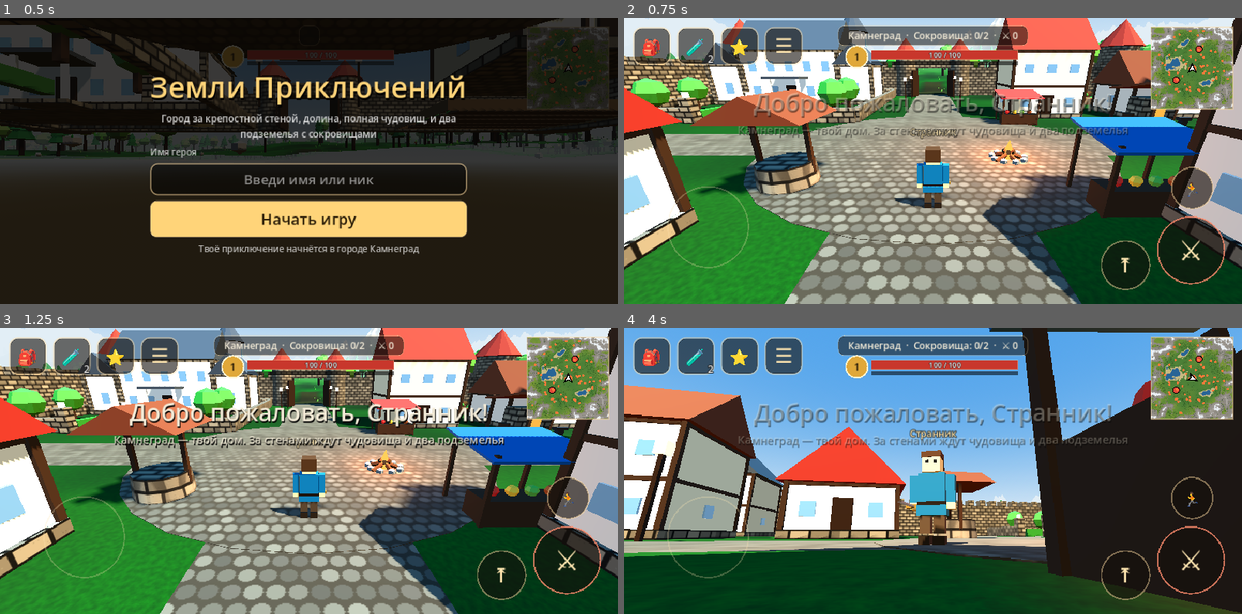
Above: before the commit, frames 1-4 (two rows, left to right).
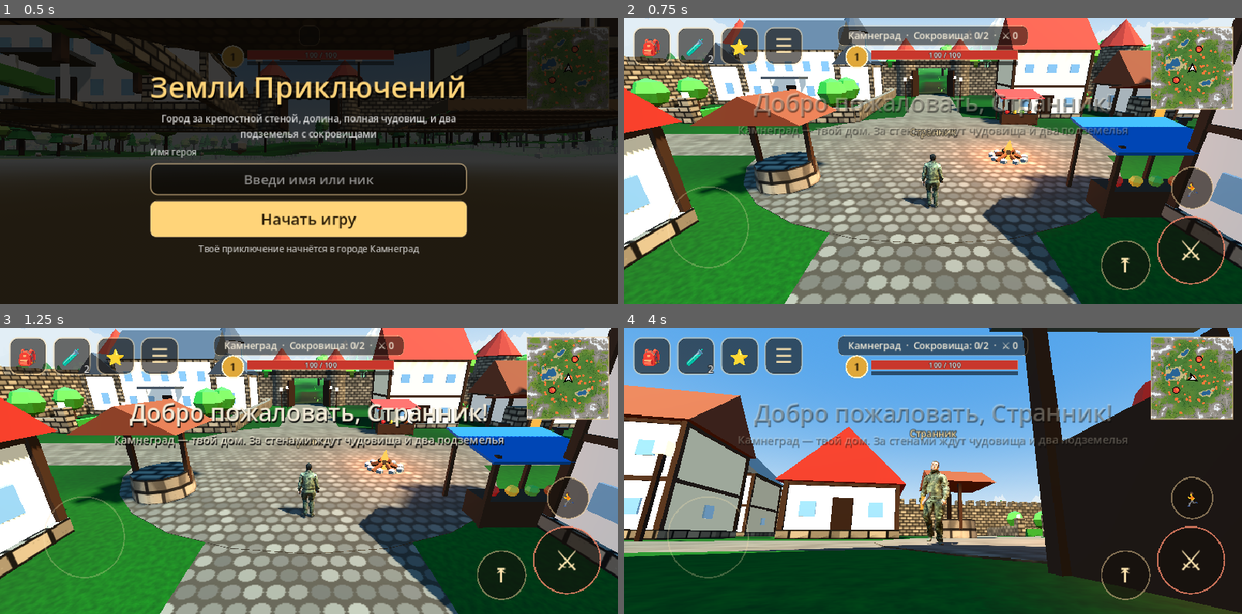
Above: after the commit, the same moments.

Repository: alexbl2802-hue/-
Game: Godot game, scene res://scenes/main.tscn
Two runs of this game, one before a commit and one after it. Both use one fixed random seed, a clock stepped at 60 frames per second and the inputs below.
Inputs (mouse positions are in pixels of both pictures, inside the frame that each line leads up to):
- Up to frame 1 (0.5 s): no input
- Up to frame 2 (0.75 s): click "Начать игру" at 0.5 s
- Up to frame 3 (1.25 s): no input
- Up to frame 4 (4 s): move the mouse to (1068, 456) at 1.27 s; click (1068, 456) at 1.42 s; drag from (809, 485) to (902, 528) at 2.02 s; move the mouse to (994, 408) at 2.77 s; click (994, 408) at 2.92 s; tap Enter at 3.5 s; drag from (902, 528) to (747, 428) at 3.52 s

Frame 1 is identical in both runs. In frame 2, 0.8% of the frame differs, in the area x 43-53%, y 44-67%; in frame 3, 0.8%; in frame 4, 1.7%, in the area x 44-56%, y 42-76%.

Commit message:
Use the uploaded Meshy character as the hero, with sword held in the right hand
- Move the uploaded GLB to godot/models/hero.glb
- Hero loads the model, hides the block body, plays Walking/Running by speed,
  sword slash for attacks and whirlwind, running for dash and jumps
- Sword attaches to the right hand bone; grip computed from finger bones so the blade
  leaves the fist above thumb and index finger in every pose
- Ignore textures Godot extracts from the GLB; tests/hero.tscn renders idle, walk, run, slash

Co-Authored-By: Claude Opus 5.5 <noreply@anthropic.com>
Claude-Session: https://claude.ai/code/session_015UTJDXhzLMDcJkgb9pqccT

Diff:
--- a/godot/scripts/hero.gd
+++ b/godot/scripts/hero.gd
@@ -44,6 +44,9 @@
 var _dash_dir := Vector3.FORWARD
 var _dash_hit: Array = []
 var _dead_t := 0.0
+var _char: Node3D           # модель персонажа из models/hero.glb
+var _anim: AnimationPlayer
+var _new_swing := false
 
 func _ready() -> void:
 	collision_layer = 2
@@ -58,6 +61,7 @@
 	cs.position.y = 0.95
 	add_child(cs)
 	_build_model()
+	_attach_character()
 	Game.changed.connect(update_look)
 	update_look()
 
@@ -129,6 +133,85 @@
 	_slash.cast_shadow = GeometryInstance3D.SHADOW_CASTING_SETTING_OFF
 	_model.add_child(_slash)
 
+## Модель персонажа (Meshy, скелет Mixamo, анимации бега, ходьбы и удара мечом).
+## Блочная модель остаётся запасной: её прячем, а меч переносим в правую кисть.
+const CHAR_PATH := "res://models/hero.glb"
+const CHAR_SCALE := 1.1
+const A_WALK := "Walking"
+const A_RUN := "Running"
+const A_SLASH := "Right_Hand_Sword_Slash"
+
+func _attach_character() -> void:
+	if not ResourceLoader.exists(CHAR_PATH):
+		return
+	_char = (load(CHAR_PATH) as PackedScene).instantiate()
+	_char.scale = Vector3.ONE * CHAR_SCALE
+	_model.add_child(_char)
+	for c in _model.get_children():
+		if c != _char and c != _slash:
+			c.visible = false
+	_anim = _char.find_children("*", "AnimationPlayer", true, false)[0]
+	_anim.playback_default_blend_time = 0.15
+	for n in [A_WALK, A_RUN]:
+		_anim.get_animation(n).loop_mode = Animation.LOOP_LINEAR
+	_anim.get_animation(A_SLASH).loop_mode = Animation.LOOP_NONE
+	var sk: Skeleton3D = _char.find_children("*", "Skeleton3D", true, false)[0]
+	for m in _char.find_children("*", "MeshInstance3D", true, false):
+		m.cast_shadow = GeometryInstance3D.SHADOW_CASTING_SETTING_ON
+	var hand := -1
+	for i in sk.get_bone_count():
+		if sk.get_bone_name(i).ends_with("RightHand"):
+			hand = i
+	var att := BoneAttachment3D.new()
+	sk.add_child(att)
+	att.bone_name = sk.get_bone_name(hand)
+	att.bone_idx = hand
+	# Хват: рукоять поперёк ладони, клинок выходит над большим и указательным пальцами.
+	# В системе кости кисти пальцы смотрят по +Y, линия костяшек — от мизинца к указательному.
+	var idx := _bone_local(sk, hand, "RightHandIndex1")
+	var pinky := _bone_local(sk, hand, "RightHandPinky1")
+	var fingers := ((idx + pinky) / 2.0).normalized()
+	var blade := (idx - pinky)
+	blade = (blade - fingers * blade.dot(fingers)).normalized()
+	var flat := fingers.cross(blade).normalized()
+	var grip := fingers * ((idx + pinky) / 2.0).length() * 0.7 - flat * 0.02
+	_sword.get_parent().remove_child(_sword)
+	att.add_child(_sword)
+	_sword.transform = Transform3D(Basis(fingers, blade, flat), grip + blade * 0.02)
+	_sword.scale = Vector3.ONE / CHAR_SCALE
+	_anim.play(A_WALK)
+
+func _bone_local(sk: Skeleton3D, parent: int, suffix: String) -> Vector3:
+	for i in sk.get_bone_count():
+		if sk.get_bone_name(i).ends_with(suffix):
+			return sk.get_bone_global_rest(parent).affine_inverse() * sk.get_bone_global_rest(i).origin
+	return Vector3.UP * 0.1
+
+## Анимации модели: стойка, ходьба, бег, удар, вихрь, рывок, прыжок
+func _animate_char(on_floor: bool, moving: bool) -> void:
+	var want := A_WALK
+	var speed := 1.0
+	if attack_t >= 0.0 or _spin_t >= 0.0:
+		want = A_SLASH
+		# Вся анимация удара длится 1,5 с — сжимаем её в один удар героя
+		speed = 2.6 * (1.0 + 0.1 * Game.rank("agility"))
+	elif _dash_t >= 0.0 or not on_floor:
+		want = A_RUN
+		speed = 1.6 if _dash_t >= 0.0 else 0.0
+	elif moving:
+		want = A_RUN if _speed_now > 7.0 else A_WALK
+		speed = _speed_now / (9.0 if want == A_RUN else 3.2)
+	else:
+		speed = 0.0   # стойка: первый кадр ходьбы
+	if _anim.current_animation != want or (want == A_SLASH and _new_swing):
+		_anim.play(want, 0.1 if want == A_SLASH else -1.0)
+		if want == A_SLASH:
+			_anim.seek(0.08, true)
+		elif speed == 0.0:
+			_anim.seek(0.0, true)
+		_new_swing = false
+	_anim.speed_scale = speed
+
 ## Полукольцо в вертикальной плоскости: от спины через верх вперёд
 func _half_ring(r0: float, r1: float, segs: int) -> ArrayMesh:
 	var verts := PackedVector3Array()
@@ -190,6 +273,7 @@
 	if best:
 		var v := _flat(best.global_position - global_position)
 		facing = atan2(v.x, v.z)
+	_new_swing = true
 
 func _flat(v: Vector3) -> Vector3:
 	return Vector3(v.x, 0, v.z)
@@ -220,6 +304,7 @@
 	if r == 0 or cd[id] > 0.0 or dead or busy or _spin_t >= 0.0 or _dash_t >= 0.0:
 		return
 	attack_t = -1.0
+	_new_swing = true
 	if id == "whirl":
 		_spin_t = 0.0
 		_spin_hit = false
@@ -421,6 +506,9 @@
 		if _spin_t >= 0.45:
 			_spin_t = -1.0
 	var bob := absf(cos(_walk)) * 0.08 if moving and on_floor else sin(_time * 1.7) * 0.015
+	if _char:
+		bob = 0.0
+		_animate_char(on_floor, moving)
 	_model.position.y = bob
 	_model.rotation.y = facing + spin
 	if dead:
--- /dev/null
+++ b/godot/tests/hero.gd
@@ -0,0 +1,80 @@
+## Снимки героя с моделью: стоит, идёт, бежит, удар (несколько кадров), Вихрь, в бою с гоблином.
+## Запуск: godot --path godot res://tests/hero.tscn -- <папка>
+extends Node
+
+var main: Node
+var out := ""
+
+func _ready() -> void:
+	out = OS.get_cmdline_user_args()[0] + "/"
+	main = load("res://scenes/main.tscn").instantiate()
+	add_child(main)
+	while main.hero == null or main.hud == null:
+		await get_tree().process_frame
+	await get_tree().process_frame
+	main.hud.menu._on_main()
+	main.hud._banner_box.visible = false
+	for e in main.enemies.list:
+		e.T = e.T.duplicate()
+		e.T["aggro"] = 0.0
+	var h: Node3D = main.hero
+	print("character: ", h._char != null, " anims: ", h._anim.get_animation_list() if h._anim else [])
+	var p := Vector3(-60, 0, -120)
+	_place(p)
+	h.facing = 0.0
+	await _shot("hm_idle.png", 0.5, 0.12, 3.4, 30)
+	# Ходьба и бег — джойстиком
+	h.touch.move = Vector2(0, 0.5)
+	await _shot("hm_walk.png", -0.9, 0.12, 3.6, 25, true)
+	h.touch.run = true
+	h.touch.move = Vector2(0, 1)
+	await _shot("hm_run.png", -0.9, 0.15, 4.0, 25, true)
+	h.touch.run = false
+	h.touch.move = Vector2.ZERO
+	await _frames(20)
+	# Удар — кадры по ходу взмаха
+	_place(p)
+	h.facing = 0.0
+	main.rig.yaw = 1.2
+	main.rig.pitch = 0.12
+	main.rig.dist = 3.6
+	main.rig.snap()
+	await _frames(10)
+	h.attack()
+	for k in 4:
+		await _frames(5)
+		get_viewport().get_texture().get_image().save_png(out + "hm_slash_%d.png" % k)
+	await _frames(30)
+	# С гоблином
+	var gob: Node3D = main.enemies.list.filter(func(e): return e.type == "goblin")[0]
+	_place(p)
+	gob.home = Vector3(p.x, WorldGen.ground_at(p.x, p.z + 2.2), p.z + 2.2)
+	gob.reset_home()
+	gob.set_physics_process(true)
+	gob.facing = PI
+	h.facing = 0.0
+	main.rig.yaw = 2.3
+	main.rig.pitch = 0.25
+	main.rig.dist = 6.0
+	main.rig.snap()
+	await _frames(10)
+	h.attack()
+	await _frames(7)
+	get_viewport().get_texture().get_image().save_png(out + "hm_fight.png")
+	get_tree().quit()
+
+func _place(p: Vector3) -> void:
+	main.hero.global_position = Vector3(p.x, WorldGen.ground_at(p.x, p.z) + 0.2, p.z)
+	main.hero.velocity = Vector3.ZERO
+
+func _shot(name: String, yaw: float, pitch: float, dist: float, frames: int, follow := false) -> void:
+	main.rig.yaw = yaw
+	main.rig.pitch = pitch
+	main.rig.dist = dist
+	main.rig.snap()
+	await _frames(frames)
+	get_viewport().get_texture().get_image().save_png(out + name)
+
+func _frames(n: int) -> void:
+	for i in n:
+		await get_tree().process_frame
--- /dev/null
+++ b/godot/tests/hero.tscn
@@ -0,0 +1,6 @@
+[gd_scene load_steps=2 format=3]
+
+[ext_resource type="Script" path="res://tests/hero.gd" id="1"]
+
+[node name="HeroShot" type="Node"]
+script = ExtResource("1")
Binary file added: godot/models/hero.glb
Not shown, added: godot/models/hero.glb.import
